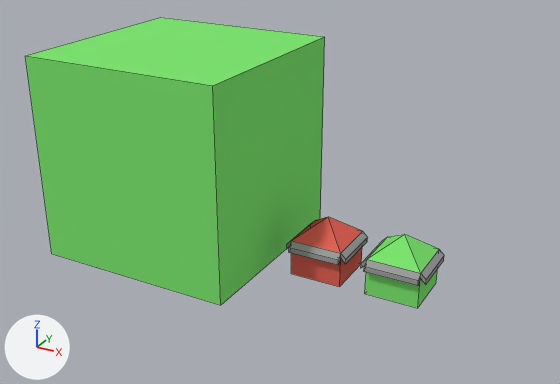
Before and after pictures for a commit that changed the Blender file assets/houses.blend.
Rendered twice from a 50 mm lens placed at (54.8, -118.2, 69.9), pointed at (-9.1, -1.9, 11.7). Lighting does not change. The marker at lower left points along +X, +Y and +Z. Mesh edges are drawn as thin lines.

In view in the first picture: 'house1', 'house2', 'house3'.
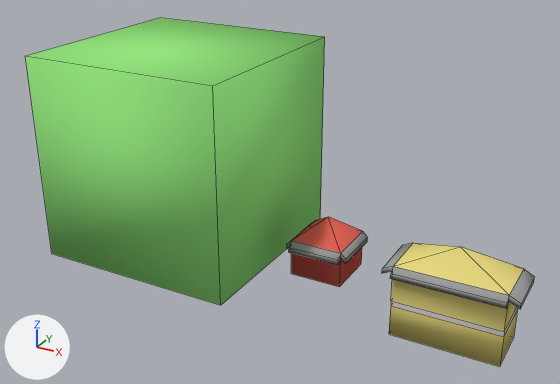
Boxes (x1, y1, x2, y2) around the edits, measured in the pictures (560 x 384 px):
'house3', recoloured, shading changed: (26, 18, 325, 305) in both
'house2', recoloured, reshaped, moved, rescaled (green to yellow, 83% wider, 67% taller): before (361, 234, 444, 308); after (382, 243, 535, 367)
part 2 of me_cube_000, built on (yellow): after (389, 301, 518, 367)
part 3 of me_cube_000, shading changed: before (361, 238, 444, 286); after (382, 243, 535, 308)
part 4 of me_cube_000, recoloured (green to yellow): before (365, 234, 439, 308); after (391, 243, 523, 331)
part 5 of me_cube_001, shading changed: (287, 217, 368, 287) in both

Patch to the scene script:
```diff
--- a/assets/houses.blend.py
+++ b/assets/houses.blend.py
@@ mat_green @@
 mat_green = diffuse_material('green')
-mat_green.base_color = (0.213, 0.8, 0.168)  # green #7fe772
+mat_green.base_color = (0.303, 0.8, 0.215)  # green #96e780
@@ mat_yellow @@
+mat_yellow = diffuse_material('yellow')
+mat_yellow.base_color = (0.8, 0.685, 0.216)  # yellow #e7d880
@@ mat_house @@
+mat_house = diffuse_material('house')
+mat_house.base_color = (0.662, 0.618, 0.637)  # light grey #d5ced1
@@ me_cube @@
 me_cube.from_pydata(...)  # 8 vertices, 6 faces; spans x -1.0..1.0, y -1.0..1.0, z -1.0..1.0
 # used by ob_house3; location = (-31.1, 0.0, 16.4); scale = (20.0, 20.0, 20.0)
+# me_cube part 1: all faces are now shaded smooth (6 of 6 changed)
 me_cube.materials.append(mat_green)
@@ me_cube_000 @@
 # used by ob_house2; location = (15.0, 0.0, 0.0); scale = (5.0, 5.0, 3.0)
-me_cube_000.from_pydata(...)  # 29 vertices, 29 faces; spans x -1.2..1.2, y -1.2..1.2, z -1.0..2.67
+me_cube_000.from_pydata(...)  # 37 vertices, 37 faces; spans x -1.2..1.2, y -1.2..1.2, z -3.33..2.67
+# me_cube_000 part 2
+# 1 face is deleted
+# 8 vertices are added at x -1.0..1.0, y -1.0..1.0, z -3.33..-1.33
+# 4 new faces join them, mat_house (light grey #d4ced1)
+# 5 new faces join them, mat_yellow (yellow #e7d880)
+# me_cube_000 part 3: 28 kept faces spanning x -1.2..1.2, y -1.2..1.2, z -1.0..2.67 are now shaded smooth
+# me_cube_000 part 4: 8 faces spanning x -1.0..1.0, y -1.0..1.0, z -1.0..2.67 switch from mat_green (green #7fe772) to mat_yellow (yellow #e7d880)
 me_cube_000.materials.append(mat_grey)
+me_cube_000.materials.append(mat_house)  # light grey #d5ced1
@@ me_cube_001 @@
 me_cube_001.from_pydata(...)  # 29 vertices, 29 faces; spans x -1.2..1.2, y -1.2..1.2, z -1.0..2.67
 # used by ob_house1; location = (0.0, 0.0, 0.0); scale = (5.0, 5.0, 3.0)
+# me_cube_001 part 5: all faces are now shaded smooth (29 of 29 changed)
 me_cube_001.materials.append(mat_brown)
@@ ob_house2 @@
 ob_house2 = bpy.data.objects.new('house2', me_cube_000)
-ob_house2.location = (15.0, 0.0, 0.0)
-ob_house2.scale = (5.0, 5.0, 3.0)
+ob_house2.location = (25.0, 0.0, 0.0)
+ob_house2.scale = (10.0, 5.0, 3.0)
```
